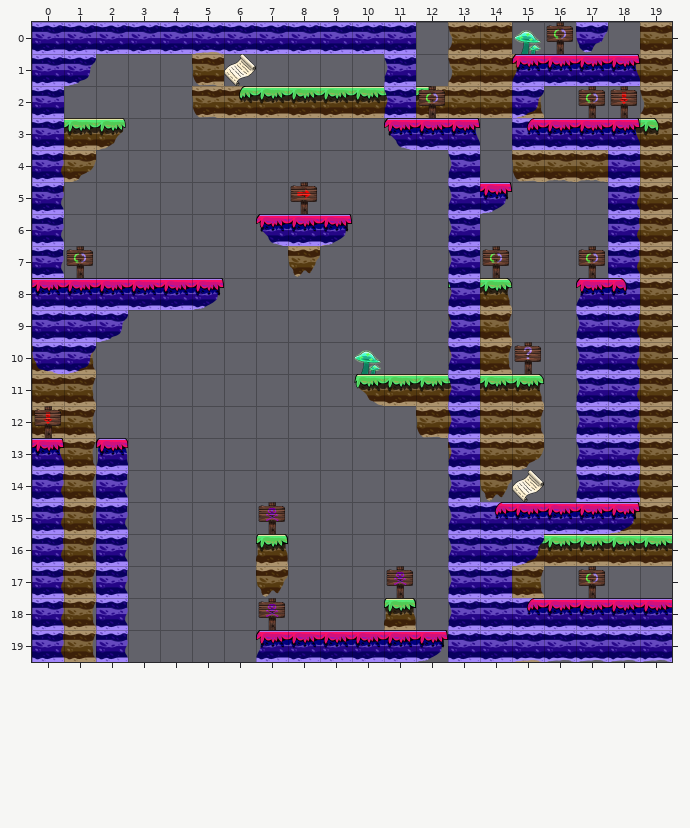
A Tiled map gets an edit: assets/Level_4.tmx. The first picture shows the starting point.
Cells are 128x128 px. Shown: x 0..19, y 0..19.
Now the later version:
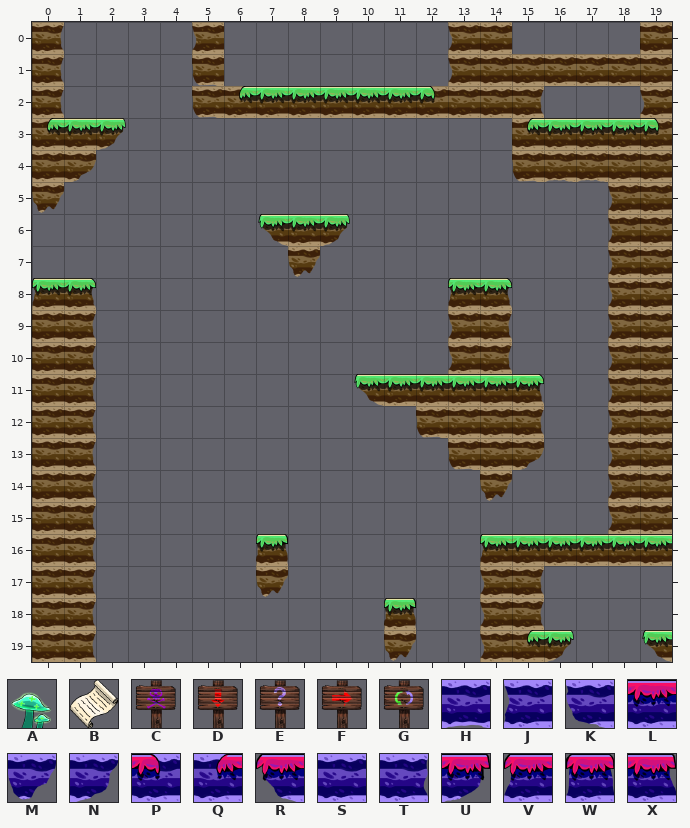
Key: from "misctileset": A 0, B 1, C 3, D 4, E 5, F 6, G 7; from "tileset_v2": H 0, J 1, K 2, L 3, M 4, N 5, P 6, Q 7, R 8, S 9, T 10, U 11, V 12, W 13, X 14.
_ is an empty cell.
From old to new:
Layer "Tiles_level_4":
The tile that lay hidden is removed in row 18 at x 19.
Tile A is removed in row 0 at x 15; in row 10 at x 10.
Tile B is removed in row 1 at x 6.
Tile C is removed in row 15 at x 7; in row 17 at x 11.
Tile D is removed in row 2 at x 18; in row 7 at x 0.
Tile E is removed in row 10 at x 15.
Tile G is removed in row 0 at x 16; in row 2 at x 17; in row 7 at x 1 and 14.
Layer "Tiles_level_4_2" (now hidden):
Tile B is removed in row 14 at x 15.
Tile C is removed in row 18 at x 7.
Tile D is removed in row 12 at x 0.
Tile F is removed in row 5 at x 8.
Tile G is removed in row 2 at x 12; in row 7 at x 17; in row 17 at x 17.
Tile H is removed in row 0 at x 5; in row 19 at x 15 to 19.
Tile J is removed in rows 1 to 2 at x 11; in rows 4 to 8 at x 13; in rows 9 to 14 at x 13 and 17; in rows 15 to 18 at x 13.
Tile K is removed in row 10 at x 0.
Tile L is removed in row 1 at x 16 to 17; in row 3 at x 12 and 16 to 17; in row 6 at x 8; in row 8 at x 0 to 4; in row 15 at x 15 to 17; in row 18 at x 16 to 19.
Tile L is removed in row 19 at x 8 to 11.
Tile M is removed in row 0 at x 17.
Tile N is removed in row 1 at x 1; in row 2 at x 15; in row 9 at x 2; in row 10 at x 1; in row 16 at x 15.
Tile P is removed in row 8 at x 18.
Tile Q is removed in row 3 at x 15; in row 15 at x 14; in row 18 at x 15.
Tile R is removed in row 3 at x 11; in row 6 at x 7.
Tile S is removed in row 0 at x 0 to 4 and 6 to 11; in rows 1 to 3 at x 0; in row 4 at x 18; in row 9 at x 0 to 1; in rows 16 to 18 at x 14; in row 19 at x 13 to 14.
Tile T is removed in row 4 at x 0; in rows 5 to 7 at x 0 and 18; in rows 9 to 13 at x 18; in row 14 at x 0, 2 and 18; in rows 15 to 19 at x 0 and 2.
Tile U is removed in row 5 at x 14; in row 6 at x 9; in row 8 at x 5; in row 15 at x 18; in row 19 at x 12.
Tile V is removed in row 1 at x 15; in row 8 at x 17; in row 19 at x 7.
Tile W is removed in row 13 at x 2.
Tile X is removed in row 1 at x 18; in row 3 at x 13 and 18; in row 13 at x 0.
